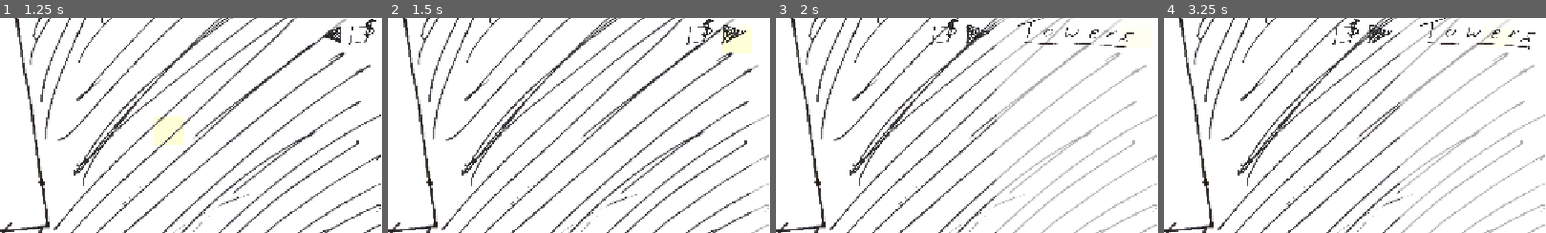
Above: before the commit, frames 1-4 (left to right).
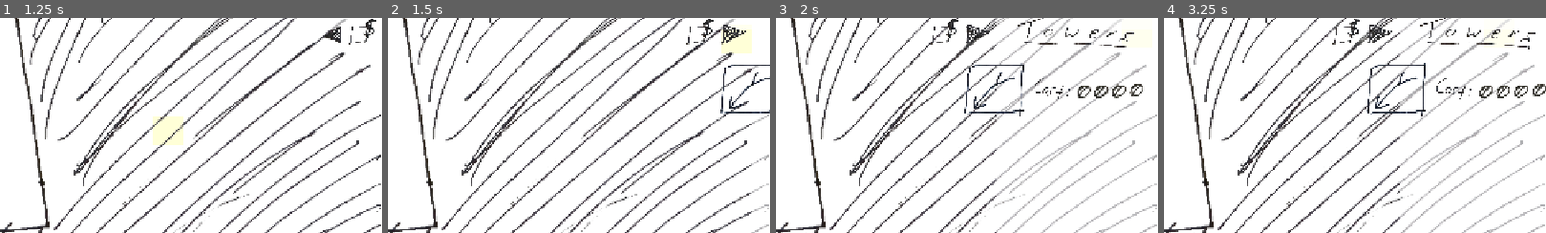
Above: after the commit, the same moments.

Repository: OzuYatamutsu/notebook-tower-defense
Game: Godot game, scene res://levels/StartScreen.tscn
Two runs of this game, one before a commit and one after it. Both use one fixed random seed, a clock stepped at 60 frames per second and the inputs below.
Inputs (mouse positions are % of the whole screen's width and height, from its top left):
- Up to frame 1 (1.25 s): move the mouse to (72, 45) at 0.52 s; click (72, 45) at 0.67 s
- Up to frame 2 (1.5 s): click (97, 23) at 1.25 s
- Up to frame 3 (2 s): no input
- Up to frame 4 (3.25 s): click (76, 23) at 2 s; click (94, 23) at 2.75 s
The pictures show only the part of the screen within x 50-100%, y 19-69%; the shares and areas given below are measured in that part.

Frame 1 is identical in both runs. In frame 2, 0.4% of the frame differs, in the area x 87-100%, y 21-45%; in frame 3, 1.1%, in the area x 49-96%, y 20-46%; in frame 4, 1.1%.
Error after the commit: Invalid assignment of property or key 'texture' with value of type 'CompressedTexture2D' on a base object of type 'null instance'. (res://components/tower_buy_…

Commit message:
Initial logic for TowerBuyItem

Diff:
--- /dev/null
+++ b/components/TowerBuyItem.tscn
@@ -0,0 +1,111 @@
+[gd_scene load_steps=16 format=3 uid="uid://4m883pvlq3rc"]
+
+[ext_resource type="Script" uid="uid://ugfejwiy50va" path="res://components/tower_buy_item.gd" id="1_xrjt3"]
+[ext_resource type="Texture2D" uid="uid://bosnkotrfix0u" path="res://sprites/arrow_tower.png" id="1_yv4s5"]
+[ext_resource type="Texture2D" uid="uid://bghi8x4v6tpbf" path="res://sprites/ui_cost_label.png" id="2_kos4v"]
+[ext_resource type="Texture2D" uid="uid://cpx32kpmrfcov" path="res://sprites/num0.png" id="3_alkav"]
+[ext_resource type="Texture2D" uid="uid://cn6nqp74duu6q" path="res://sprites/num1.png" id="4_xrjt3"]
+[ext_resource type="Texture2D" uid="uid://mmgdxhvjffud" path="res://sprites/num2.png" id="5_8151x"]
+[ext_resource type="Texture2D" uid="uid://binpecfwik3ji" path="res://sprites/num3.png" id="6_tgtqr"]
+[ext_resource type="Texture2D" uid="uid://bq4bbj7gjudud" path="res://sprites/num4.png" id="7_2gmt3"]
+[ext_resource type="Texture2D" uid="uid://ctyktknbbe3jt" path="res://sprites/num5.png" id="8_vtf5d"]
+[ext_resource type="Texture2D" uid="uid://bx50aqogqvvjg" path="res://sprites/num6.png" id="9_imvkv"]
+[ext_resource type="Texture2D" uid="uid://88sj41v71jb" path="res://sprites/num7.png" id="10_toqx8"]
+[ext_resource type="Texture2D" uid="uid://bmler41lapjay" path="res://sprites/num8.png" id="11_pmtoo"]
+[ext_resource type="Texture2D" uid="uid://dkdaoi6wuh32r" path="res://sprites/num9.png" id="12_7rb1w"]
+[ext_resource type="Texture2D" uid="uid://dgm6mxbsaplku" path="res://sprites/null_digit.png" id="13_qdo2d"]
+
+[sub_resource type="SpriteFrames" id="SpriteFrames_m3sua"]
+animations = [{
+"frames": [{
+"duration": 1.0,
+"texture": ExtResource("3_alkav")
+}, {
+"duration": 1.0,
+"texture": ExtResource("4_xrjt3")
+}, {
+"duration": 1.0,
+"texture": ExtResource("5_8151x")
+}, {
+"duration": 1.0,
+"texture": ExtResource("6_tgtqr")
+}, {
+"duration": 1.0,
+"texture": ExtResource("7_2gmt3")
+}, {
+"duration": 1.0,
+"texture": ExtResource("8_vtf5d")
+}, {
+"duration": 1.0,
+"texture": ExtResource("9_imvkv")
+}, {
+"duration": 1.0,
+"texture": ExtResource("10_toqx8")
+}, {
+"duration": 1.0,
+"texture": ExtResource("11_pmtoo")
+}, {
+"duration": 1.0,
+"texture": ExtResource("12_7rb1w")
+}, {
+"duration": 1.0,
+"texture": ExtResource("13_qdo2d")
+}],
+"loop": true,
+"name": &"default",
+"speed": 0.0
+}]
+
+[node name="TowerBuyItem" type="Control"]
+layout_mode = 3
+anchors_preset = 15
+anchor_right = 1.0
+anchor_bottom = 1.0
+grow_horizontal = 2
+grow_vertical = 2
+script = ExtResource("1_xrjt3")
+cost = null
+TowerPath = null
+
+[node name="TowerSprite" type="TextureRect" parent="."]
+layout_mode = 0
+offset_right = 40.0
+offset_bottom = 40.0
+scale = Vector2(0.2, 0.2)
+texture = ExtResource("1_yv4s5")
+
+[node name="CostLabel" type="TextureRect" parent="."]
+layout_mode = 0
+offset_left = 96.0
+offset_top = -3.0
+offset_right = 596.0
+offset_bottom = 497.0
+scale = Vector2(0.2, 0.2)
+texture = ExtResource("2_kos4v")
+
+[node name="NumericLabel" type="Control" parent="."]
+anchors_preset = 0
+offset_left = 187.0
+offset_top = 33.0
+offset_right = 227.0
+offset_bottom = 73.0
+
+[node name="digit1" type="AnimatedSprite2D" parent="NumericLabel"]
+position = Vector2(12, 19)
+scale = Vector2(0.2, 0.2)
+sprite_frames = SubResource("SpriteFrames_m3sua")
+
+[node name="digit2" type="AnimatedSprite2D" parent="NumericLabel"]
+position = Vector2(41, 19)
+scale = Vector2(0.2, 0.2)
+sprite_frames = SubResource("SpriteFrames_m3sua")
+
+[node name="digit3" type="AnimatedSprite2D" parent="NumericLabel"]
+position = Vector2(71, 18)
+scale = Vector2(0.2, 0.2)
+sprite_frames = SubResource("SpriteFrames_m3sua")
+
+[node name="digit4" type="AnimatedSprite2D" parent="NumericLabel"]
+position = Vector2(101, 17)
+scale = Vector2(0.2, 0.2)
+sprite_frames = SubResource("SpriteFrames_m3sua")
--- a/components/TowerBuyPanel.tscn
+++ b/components/TowerBuyPanel.tscn
@@ -1,10 +1,11 @@
-[gd_scene load_steps=10 format=3 uid="uid://o1i4jsdysgqk"]
+[gd_scene load_steps=11 format=3 uid="uid://o1i4jsdysgqk"]
 
 [ext_resource type="Texture2D" uid="uid://c8jgksime7lxd" path="res://sprites/ui_towers_buy_icon.png" id="1_6i1ck"]
 [ext_resource type="Script" uid="uid://bs1ssl8t8e2y5" path="res://components/tower_buy_panel.gd" id="1_iuxfk"]
 [ext_resource type="Texture2D" uid="uid://chg8jf6qcar3g" path="res://sprites/ui_arrow_left.png" id="2_iuxfk"]
 [ext_resource type="Texture2D" uid="uid://6qanl1kbmlkm" path="res://sprites/ui_arrow_right.png" id="3_kgcwn"]
 [ext_resource type="Texture2D" uid="uid://m68mead284tv" path="res://sprites/ui_towers_label.png" id="5_kgcwn"]
+[ext_resource type="PackedScene" uid="uid://4m883pvlq3rc" path="res://components/TowerBuyItem.tscn" id="6_ayuvl"]
 
 [sub_resource type="Animation" id="Animation_ayuvl"]
 length = 0.001
@@ -278,5 +279,14 @@
 &"": SubResource("AnimationLibrary_vrjho")
 }
 
+[node name="BuyItemList" type="Control" parent="."]
+anchors_preset = 0
+offset_top = 88.0
+offset_right = 40.0
+offset_bottom = 128.0
+
+[node name="TowerBuyItem" parent="BuyItemList" instance=ExtResource("6_ayuvl")]
+layout_mode = 1
+
 [connection signal="pressed" from="ButtonExpandLeft" to="." method="_on_button_expand_left_pressed"]
 [connection signal="pressed" from="ButtonContractRight" to="." method="_on_button_contract_right_pressed"]
--- /dev/null
+++ b/components/tower_buy_item.gd
@@ -0,0 +1,50 @@
+class_name TowerBuyItem
+extends Control
+
+const CLEAR_DIGIT = 10
+
+@export var Cost: int
+@export var TowerPath: String
+
+@onready var TowerSprite: TextureRect = $TowerSprite
+
+@onready var digit1 = $NumericLabel/digit1
+@onready var digit2 = $NumericLabel/digit2
+@onready var digit3 = $NumericLabel/digit3
+@onready var digit4 = $NumericLabel/digit4
+
+func _init(towerPath: String) -> void:
+    TowerPath = towerPath
+
+func _ready() -> void:
+    var tower = load(TowerPath).instantiate()
+
+    Cost = tower.VALUE
+    TowerSprite.texture = tower.get_node("Sprite").texture
+    _set_numeric_label()
+    tower.queue_free()
+
+func _set_numeric_label() -> void:
+    digit1.frame = CLEAR_DIGIT
+    digit2.frame = CLEAR_DIGIT
+    digit3.frame = CLEAR_DIGIT
+    digit4.frame = CLEAR_DIGIT
+
+    if Cost <= 0:
+        Cost = 0
+    elif Cost >= 9999:
+        Cost = 9999
+
+    var str_value = str(Cost)
+    var length = str_value.length()
+
+    # Alignment
+    var start_index = 5 - length
+
+    for i in range(length):
+        var digit = int(str_value[i])
+        match start_index + i:
+            0: digit1.frame = digit
+            1: digit2.frame = digit
+            2: digit3.frame = digit
+            3: digit4.frame = digit
--- a/components/tower_buy_panel.gd
+++ b/components/tower_buy_panel.gd
@@ -1,7 +1,16 @@
 class_name TowerBuyPanel
 extends Control
 
-@onready var PanelAnims = $PanelAnims
+@onready var PanelAnims: AnimationPlayer = $PanelAnims
+@onready var BuyItemList: Control = $BuyItemList
+
+const TOWERS_TO_BUY_LIST: Array = [
+    "res://towers/BulletTower.tscn"
+]
+
+func _ready() -> void:
+    for tower in TOWERS_TO_BUY_LIST:
+        BuyItemList.add_child(TowerBuyItem.new(tower))
 
 func _on_button_expand_left_pressed() -> void:
     PanelAnims.play("open")
Not shown, added: components/tower_buy_item.gd.uid
